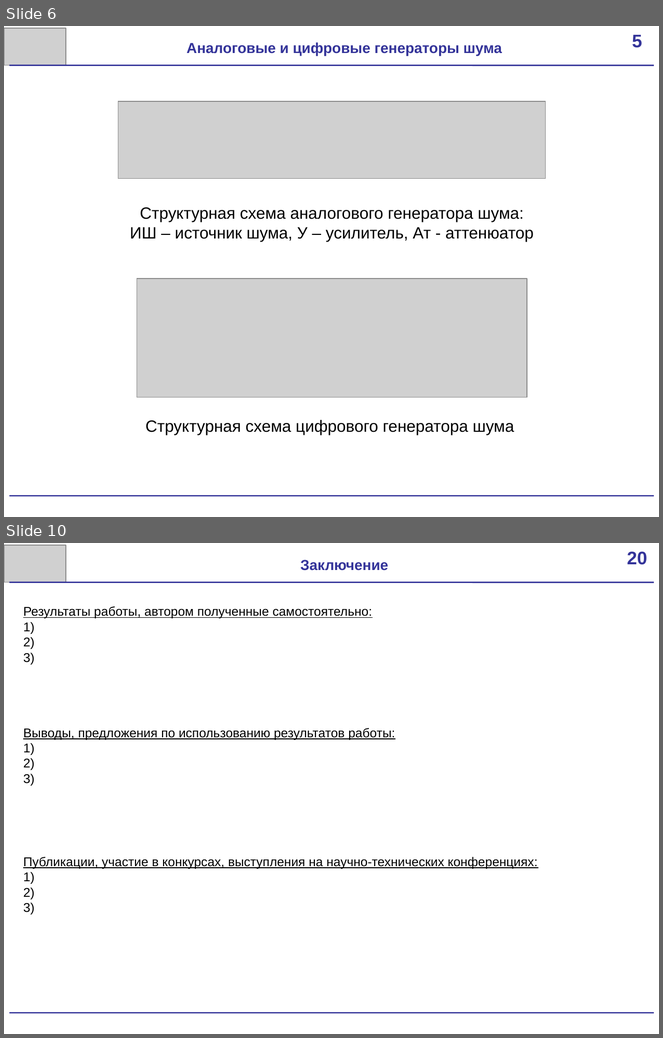
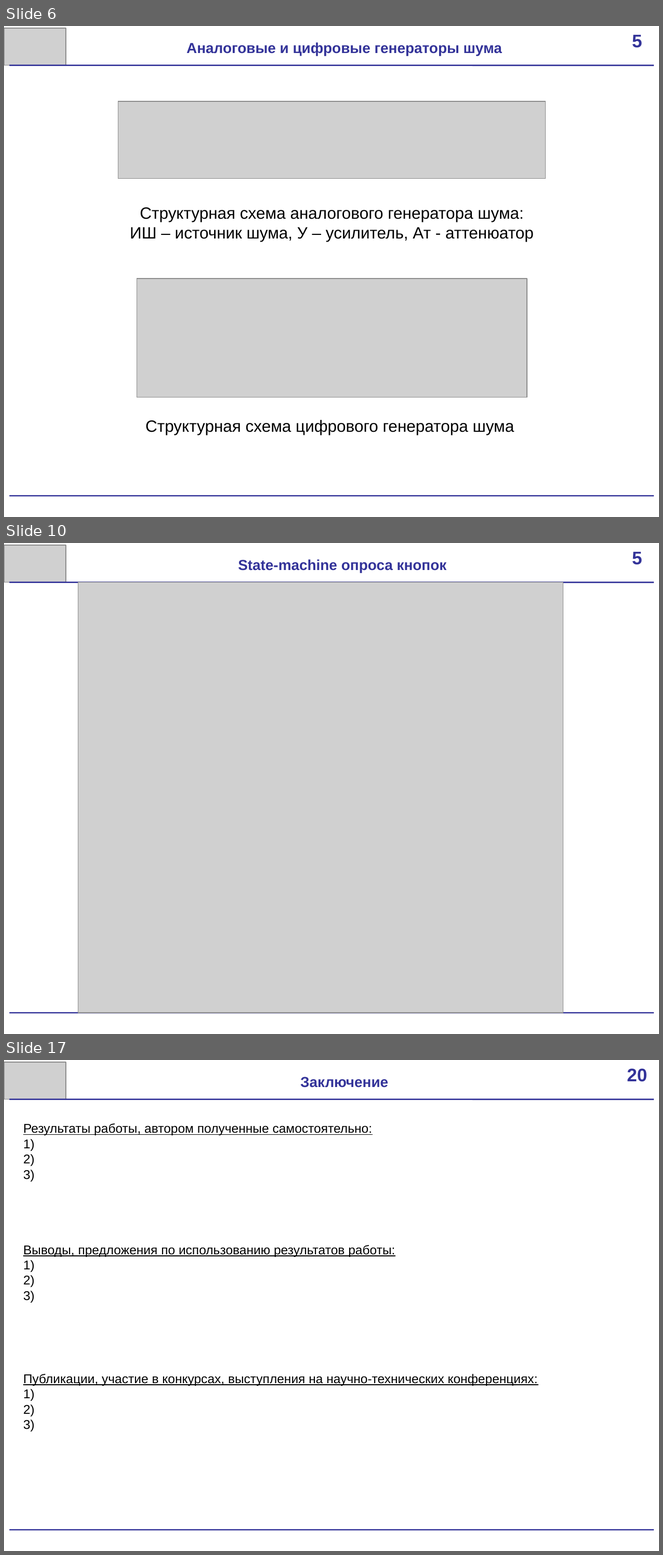
Before and after one commit to scorpion-afi/oscilator, a slide deck: documentation/Presentation.pptx. Shown one above the other, each under a label of ours: slides 6 and 10 before the commit, slides 6, 10 and 17 after it; the slides between them are not shown. The pictures are 663x1038 and 663x1555 pixels, drawn with LibreOffice and Linux fonts; fonts in the diff are those of the drawing; grey boxes stand for pictures. Boxes give left, top, right and bottom in pixels: in the first picture for what was removed or moved away, otherwise in the second. Text is boxed around its words. In the diff, an @@ line names an element or a change of style, - is before the commit and + after.

```diff
--- a/documentation/Presentation.pptx
+++ b/documentation/Presentation.pptx
@@ slide 10 added at box(4, 543, 659, 1034), background #FFFFFF @@
@@ picture added at box(4, 545, 65, 583) @@
@@ rectangle added at box(616, 543, 659, 580), fill #FFFFFF, 20 pt, text #333399, bold @@
+5
@@ text added at box(238, 559, 447, 573), 16 pt, text #333399, bold @@
+State-machine опроса кнопок
@@ line added from (9, 583) to (654, 583), #333399 1.5 pt @@
@@ picture added at box(78, 583, 564, 1014) @@
@@ line added from (9, 1014) to (654, 1014), #333399 1.5 pt @@
@@ what was slide 10 is now slide 17 @@
```
Also in this commit, not shown: 2 slides changed, 7 other slides added, 1 slide removed, 2 other files.
